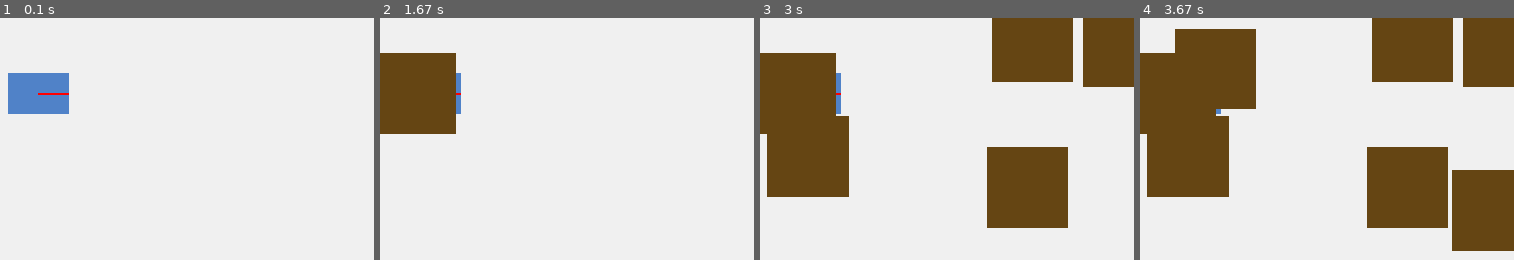
Above: before the commit, frames 1-4 (left to right).
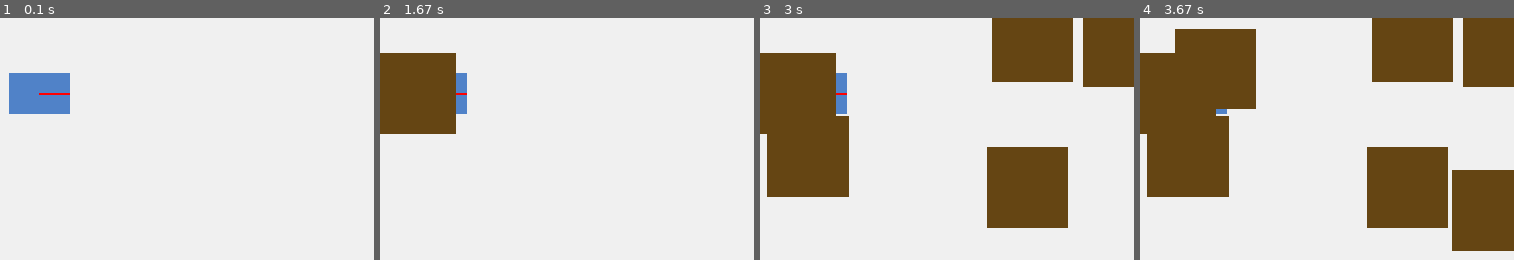
Above: after the commit, the same moments.

Repository: CrazyDreamer2000/ProjetRobotique-UL2IN013
Game: pygame game, started from Projet_Clean/main.py
The game is run twice, just before and just after one commit, with the same random seed, the same clock (stepped at 60 frames per second) and the same inputs.
Inputs (mouse positions are % of the whole screen's width and height, from its top left):
- Up to frame 1 (0.1 s): no input
- Up to frame 2 (1.67 s): click (50, 53) at 0.38 s; click (21, 54) at 0.72 s; click (68, 10) at 1.05 s; click (52, 11) at 1.38 s
- Up to frame 3 (3 s): click (52, 66) at 1.72 s; click (81, 72) at 2.05 s; click (82, 42) at 2.38 s; click (94, 43) at 2.72 s
- Up to frame 4 (3.67 s): click (92, 77) at 3.05 s; click (55, 48) at 3.38 s
The pictures show only the part of the screen within x 45-95%, y 37-87%; the shares and areas given below are measured in that part.

The runs differ from the first frame. In frame 1, less than 0.1% of the frame differs, in the area x 2-19%, y 22-40%; in frame 2, 0.3%, in the area x 21-24%, y 22-40%; in frame 3, 0.3%; in frame 4, less than 0.1%.

Commit message:
Implémentation de primitives (briques de bases de comportement réutilisable) dans dossier controle

Diff:
--- /dev/null
+++ b/Projet_Clean/controle/algo_base.py
@@ -0,0 +1,16 @@
+class AlgoBase:
+    """
+    Contrat minimal de toute stratégie / controleur
+    """
+
+    def start(self, robot, monde):
+        """Initialisation avant le premier step"""
+        pass
+
+    def step(self, robot, monde, dt):
+        """Retourne (vg, vd), vitesses de rotation des roues en rad/s"""
+        return 0.0, 0.0
+
+    def stop(self, robot, monde):
+        """Commande d'arrêt / nettoyage"""
+        return 0.0, 0.0
--- /dev/null
+++ b/Projet_Clean/controle/primitives.py
@@ -0,0 +1,85 @@
+import math
+from controle.algo_base import AlgoBase
+from core.geom import normaliser_angle
+
+
+class Stop(AlgoBase):
+    def __init__(self):
+        self.fini = False
+
+    def start(self, robot, monde):
+        self.fini = False
+
+    def step(self, robot, monde, dt):
+        self.fini = True
+        return 0.0, 0.0
+
+
+class AvancerDistance(AlgoBase):
+    """
+    Avance en ligne droite jusqu'à avoir parcouru une distance donnée
+    """
+    def __init__(self, distance_m, vitesse_roues):
+        self.distance_m = distance_m
+        self.vitesse = vitesse_roues
+        self.fini = False
+
+        self.x_depart = None
+        self.y_depart = None
+
+    def start(self, robot, monde):
+        self.fini = False
+        self.x_depart = robot.pos.x
+        self.y_depart = robot.pos.y
+
+    def step(self, robot, monde, dt):
+        if self.fini:
+            return 0.0, 0.0
+
+        dx = robot.pos.x - self.x_depart
+        dy = robot.pos.y - self.y_depart
+        distance = math.hypot(dx, dy)
+
+        if distance >= self.distance_m:
+            self.fini = True
+            return 0.0, 0.0
+
+        return self.vitesse, self.vitesse
+
+
+class TournerAngle(AlgoBase):
+    """
+    Tourne sur place jusqu'à atteindre un angle relatif.
+    sens = "gauche" ou "droite"
+    """
+    def __init__(self, angle_rad, vitesse_roues, sens="gauche"):
+        self.angle_rad = angle_rad
+        self.vitesse = vitesse_roues
+        self.sens = sens
+        self.fini = False
+
+        self.orientation_depart = None
+
+    def start(self, robot, monde):
+        self.fini = False
+        self.orientation_depart = robot.pos.orientation
+
+    def step(self, robot, monde, dt):
+        if self.fini:
+            return 0.0, 0.0
+
+        angle_parcouru = normaliser_angle(robot.pos.orientation - self.orientation_depart)
+
+        if abs(angle_parcouru) >= self.angle_rad:
+            self.fini = True
+            return 0.0, 0.0
+
+        # ralentissement simple à l'accroche
+        angle_restant = self.angle_rad - abs(angle_parcouru)
+        v = self.vitesse * (angle_restant / self.angle_rad)
+        v = max(v, 0.5)
+
+        if self.sens == "gauche":
+            return -v, v
+        else:
+            return v, -v
--- a/Projet_Clean/main.py
+++ b/Projet_Clean/main.py
@@ -10,6 +10,7 @@
 from controle.AlgoArretDevantObstacle import AlgoArretDevantObstacle
 from controle.AlgoReculeTourneContact import AlgoReculeTourneContact
 from controle.AlgoEviter import AlgoEviter
+from controle.primitives import AvancerDistance
 from affichage.pygame_view import affichage
 
 parser = argparse.ArgumentParser()
@@ -51,7 +52,9 @@
 
 robot = Robot(cfg.RAYON_ROUE, cfg.ECARTEMENT_ROUES, args.orientation, cfg.LONGUEUR_MONDE / 2, cfg.LARGEUR_MONDE / 2)
 monde = Monde()
-algo = ALGOS[args.algo](args.vitesse_roues)
+#algo = ALGOS[args.algo](args.vitesse_roues)
+algo = AvancerDistance(1, 10)
+algo.start(robot, monde)
 
 etait_en_collision = False # Pour détecter le début d'un choc
 running = True
@@ -72,7 +75,7 @@
                 monde = Monde() # On vide aussi les obstacles pour repartir à zéro
                 algo = ALGOS[args.algo](args.vitesse_roues)
 
-    v_r_g, v_r_d = algo.calculer_commande(robot, dt)
+    v_r_g, v_r_d = algo.step(robot, monde, dt)
 
     robot.definir_commande_roues(v_r_g, v_r_d)
 
